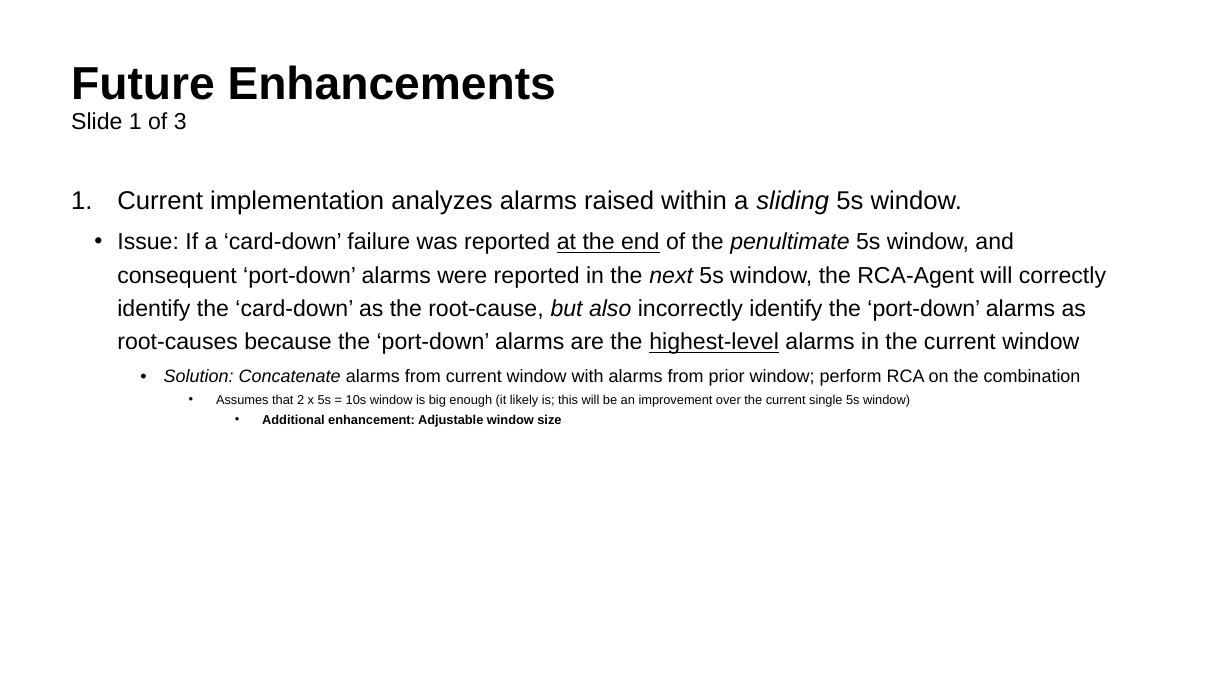
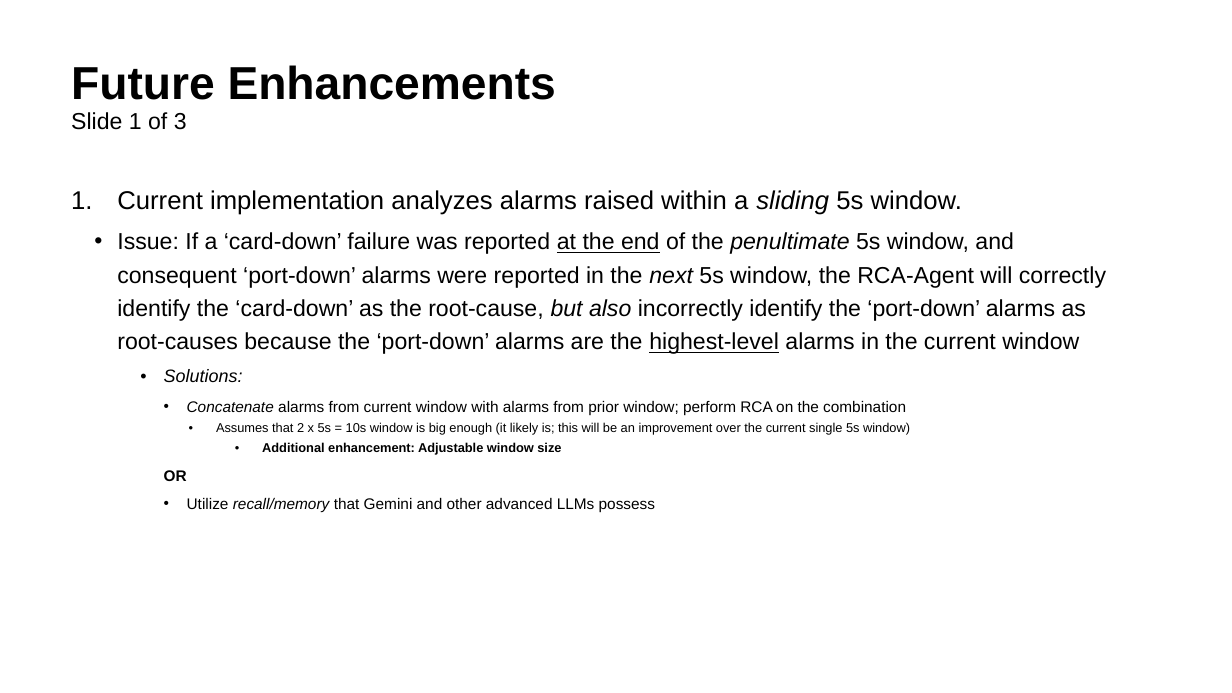
Before and after one commit to ml-rpirbhai/ai_network_rca_agent, a slide deck: slide 15 of Presentation.pptx. Drawn at 1232x693 pixels with LibreOffice and Linux fonts; fonts in the diff are those of the drawing. Boxes give left, top, right and bottom in pixels: in the first picture for what was removed or moved away, otherwise in the second. Text is boxed around its words. In the diff, an @@ line names an element or a change of style, - is before the commit and + after.

Commit message:
Adding redis

```diff
--- a/Presentation.pptx
+++ b/Presentation.pptx
@@ text at (164, 369, 906, 415): text changed; size 14 to 12 pt @@
-      • Solution: Concatenate alarms from current window with alarms from prior window; perform RCA on the combination
+      • Solutions:
+        • Concatenate alarms from current window with alarms from prior window; perform RCA on the combination
@@ text at (164, 470, 655, 513): paragraphs added @@
+        OR
+        • Utilize recall/memory that Gemini and other advanced LLMs possess
```
